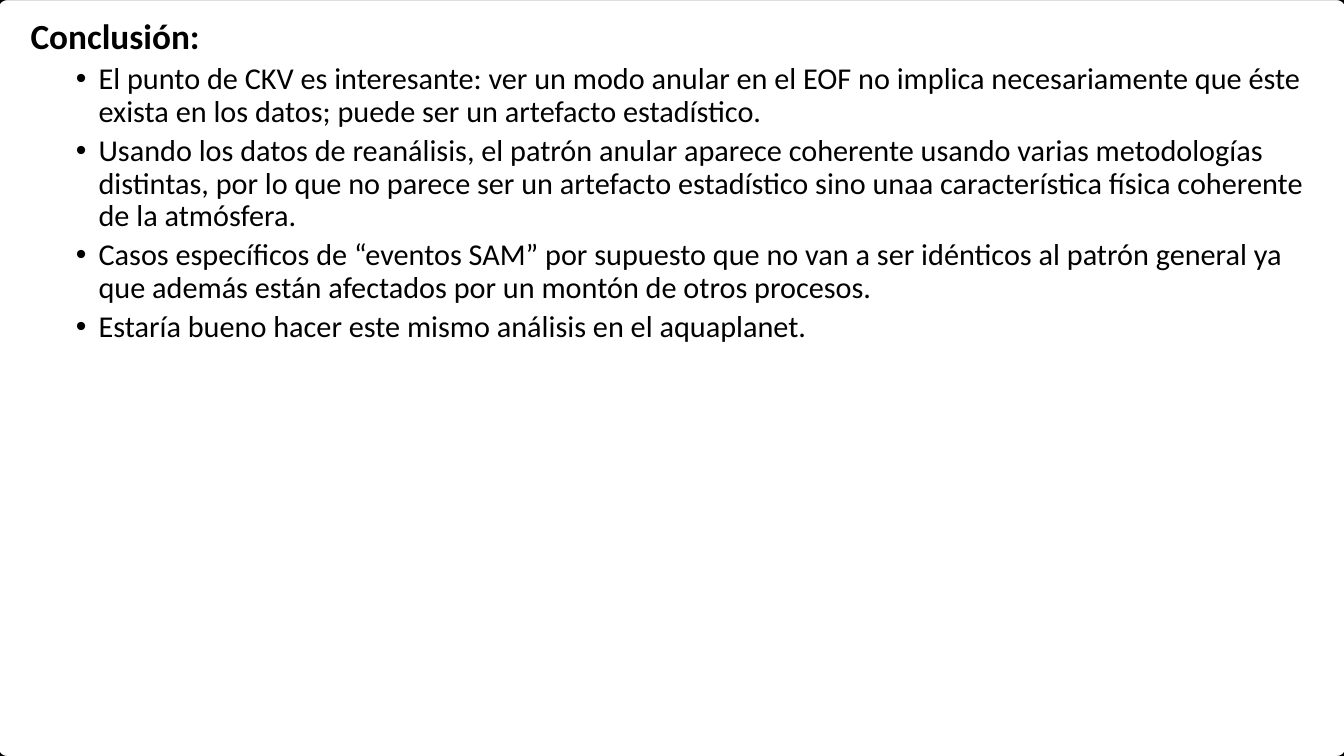
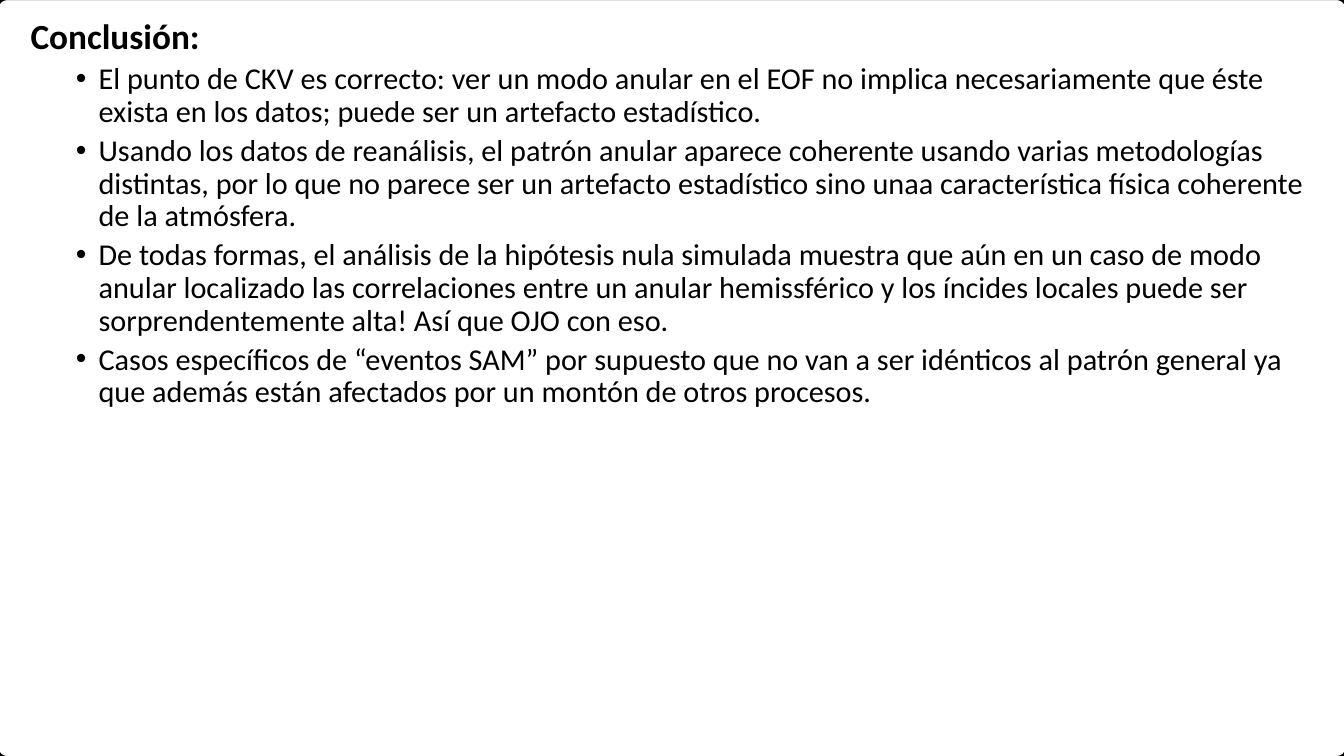
Before and after one commit to eliocamp/onda3, a slide deck: slide 26 of 27-CKV.pptx (slide 17 before the commit). Drawn at 1344x756 pixels with LibreOffice and Linux fonts; fonts in the diff are those of the drawing. Boxes give left, top, right and bottom in pixels: in the first picture for what was removed or moved away, otherwise in the second. Text is boxed around its words. In the diff, an @@ line names an element or a change of style, - is before the commit and + after.

```diff
--- a/27-CKV.pptx
+++ b/27-CKV.pptx
@@ text at [99, 68, 1263, 127]: text changed @@
-  • El punto de CKV es interesante: ver un modo anular en el EOF no implica necesariamente que éste exista en los datos; puede ser un artefacto estadístico.
+  • El punto de CKV es correcto: ver un modo anular en el EOF no implica necesariamente que éste exista en los datos; puede ser un artefacto estadístico.
@@ text at [99, 244, 1261, 336]: paragraph added @@
+  • De todas formas, el análisis de la hipótesis nula simulada muestra que aún en un caso de modo anular localizado las correlaciones entre un anular hemissférico y los íncides locales puede ser sorprendentemente alta! Así que OJO con eso.
@@ text at [99, 316, 806, 342]: paragraph removed @@
-  • Estaría bueno hacer este mismo análisis en el aquaplanet.
```
Also in this commit, not shown: 9 slides added, 3 other files.
